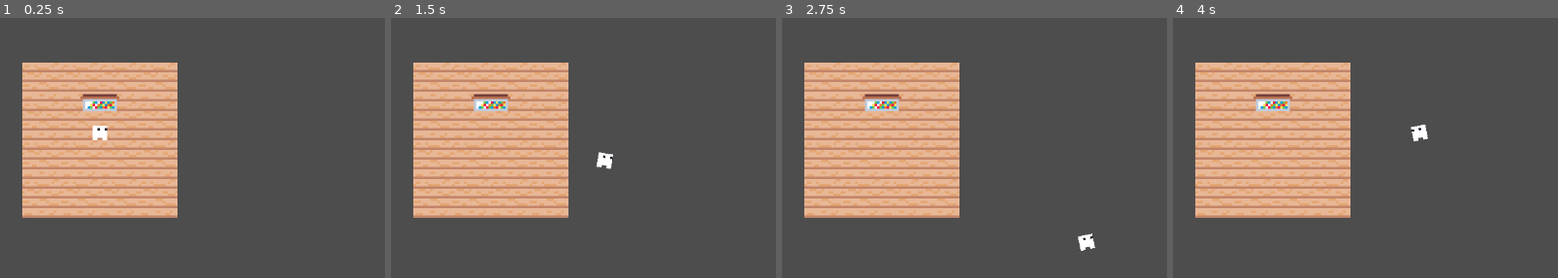
Above: before the commit, frames 1-4 (left to right).
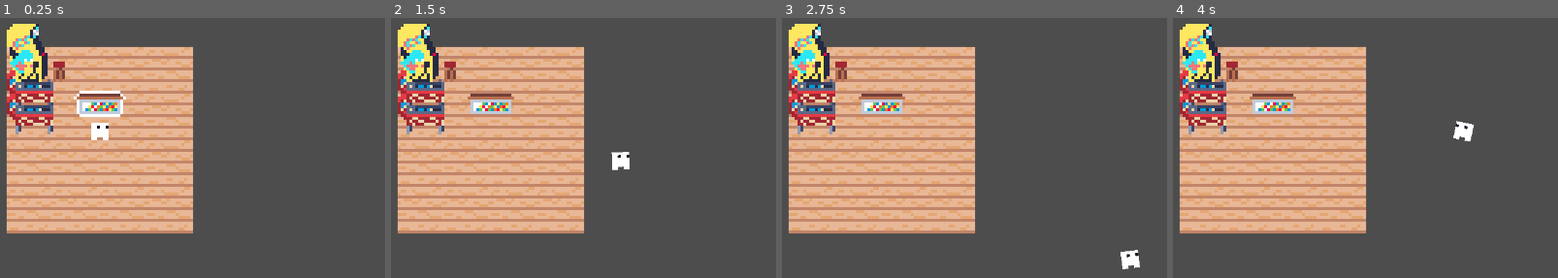
Above: after the commit, the same moments.

Repository: noahpete/arcade_manager
Game: Godot game, scene res://scenes/main/main.tscn
The game is run twice, just before and just after one commit, with the same random seed, the same clock (stepped at 60 frames per second) and the same inputs.
Inputs:
- Up to frame 1 (0.25 s): no input
- Up to frame 2 (1.5 s): tap Enter at 0.5 s; hold D (right) 0.53-1.28 s; hold E (interact) 0.53-1.28 s; hold S (down) from 1.28 s (still down); tap E (interact) at 1.35 s
- Up to frame 3 (2.75 s): release S (down) at 2.03 s; hold D (right) from 2.03 s (still down); hold E (interact) from 2.03 s (still down); tap I at 2.1 s
- Up to frame 4 (4 s): release D (right) at 2.78 s; release E (interact) at 2.78 s; hold W (up) 2.78-3.53 s; tap E (interact) at 2.85 s; hold A (left) from 3.53 s (still down); hold E (interact) from 3.53 s (still down)

The runs differ from the first frame. In frame 1, 25% of the frame differs, in the area x 1-51%, y 2-83%; in frame 2, 26%; in frame 3, 26%; in frame 4, 26%, in the area x 1-79%, y 2-83%.

Commit message:
Add design.md and assets, props

Diff:
--- a/project.godot
+++ b/project.godot
@@ -23,6 +23,7 @@
 window/size/window_height_override=1080
 window/stretch/mode="canvas_items"
 window/stretch/aspect="expand"
+window/stretch/scale_mode="integer"
 
 [editor_plugins]
 
--- a/scenes/main/main.tscn
+++ b/scenes/main/main.tscn
@@ -2,7 +2,10 @@
 
 [ext_resource type="PackedScene" uid="uid://ihcwaspapk3u" path="res://scenes/player/player.tscn" id="1_hyk8p"]
 [ext_resource type="Texture2D" uid="uid://0kqfowgatfdc" path="res://assets/tilemap.png" id="2_iuonh"]
-[ext_resource type="PackedScene" uid="uid://bhgd4e180xjxp" path="res://scenes/objects/counter/counter.tscn" id="2_k2fmo"]
+[ext_resource type="PackedScene" uid="uid://ddj6mda182wr1" path="res://scenes/objects/prop/counter/counter.tscn" id="2_k2fmo"]
+[ext_resource type="PackedScene" uid="uid://cg4dh5fjx8iv3" path="res://scenes/objects/prop/pinball_machine/pinball_machine.tscn" id="4_l3cfh"]
+[ext_resource type="PackedScene" uid="uid://dhn2d2dn07kuc" path="res://scenes/objects/prop/arcade_machine/arcade_machine.tscn" id="5_6q06x"]
+[ext_resource type="PackedScene" uid="uid://butpreo848wnt" path="res://scenes/objects/prop/stool/stool.tscn" id="6_ow5a4"]
 
 [sub_resource type="TileSetAtlasSource" id="TileSetAtlasSource_k2fmo"]
 texture = ExtResource("2_iuonh")
@@ -14,6 +17,7 @@
 [node name="Main" type="Node" unique_id=1697833261]
 
 [node name="Camera2D" type="Camera2D" parent="." unique_id=971080370]
+zoom = Vector2(1.2, 1.2)
 
 [node name="World" type="Node2D" parent="." unique_id=2034687055]
 
@@ -27,6 +31,18 @@
 y_sort_enabled = true
 
 [node name="Counter" parent="World/YSortOrigin" unique_id=2089761166 instance=ExtResource("2_k2fmo")]
-position = Vector2(0, -12)
+position = Vector2(0, -9)
 
 [node name="Player" parent="World/YSortOrigin" unique_id=946345545 instance=ExtResource("1_hyk8p")]
+
+[node name="PinballMachine" parent="World/YSortOrigin" unique_id=1880048525 instance=ExtResource("4_l3cfh")]
+position = Vector2(-25, 0)
+
+[node name="PinballMachine2" parent="World/YSortOrigin" unique_id=2048167168 instance=ExtResource("4_l3cfh")]
+position = Vector2(-25, -8)
+
+[node name="ArcadeMachine" parent="World/YSortOrigin" unique_id=1851079744 instance=ExtResource("5_6q06x")]
+position = Vector2(-26, -20)
+
+[node name="Stool" parent="World/YSortOrigin" unique_id=414231153 instance=ExtResource("6_ow5a4")]
+position = Vector2(-17, -28)
--- a/scenes/objects/counter/counter.tscn
+++ /dev/null
@@ -1,40 +0,0 @@
-[gd_scene format=3 uid="uid://bhgd4e180xjxp"]
-
-[ext_resource type="Script" uid="uid://caqldbbbglivr" path="res://scenes/objects/counter/counter.gd" id="1_0ih06"]
-[ext_resource type="PackedScene" uid="uid://b3vsbx44ke76r" path="res://scenes/components/interactable_component/interactable_component.tscn" id="1_2k8gp"]
-[ext_resource type="Texture2D" uid="uid://boky2r2t60xj4" path="res://counter.png" id="1_6y2ow"]
-[ext_resource type="Shader" uid="uid://ucwwdt0540v5" path="res://scenes/objects/counter/outline.gdshader" id="4_fjmln"]
-
-[sub_resource type="CapsuleShape2D" id="CapsuleShape2D_wcut5"]
-radius = 8.0
-height = 24.0
-
-[sub_resource type="RectangleShape2D" id="RectangleShape2D_wcut5"]
-size = Vector2(12, 4)
-
-[sub_resource type="ShaderMaterial" id="ShaderMaterial_ccbfa"]
-shader = ExtResource("4_fjmln")
-shader_parameter/outline_color = Color(1, 1, 1, 0)
-shader_parameter/outline_width = 1.0000000475
-
-[node name="Counter" type="StaticBody2D" unique_id=2089761166]
-collision_layer = 16
-collision_mask = 0
-script = ExtResource("1_0ih06")
-
-[node name="InteractableComponent" parent="." unique_id=1509468497 instance=ExtResource("1_2k8gp")]
-
-[node name="CollisionShape2D" type="CollisionShape2D" parent="InteractableComponent" unique_id=2060555258]
-position = Vector2(0, -4)
-rotation = 1.5707964
-shape = SubResource("CapsuleShape2D_wcut5")
-
-[node name="CollisionShape2D" type="CollisionShape2D" parent="." unique_id=591705046]
-position = Vector2(0, -3)
-shape = SubResource("RectangleShape2D_wcut5")
-
-[node name="Sprite2D" type="Sprite2D" parent="." unique_id=1667511205]
-material = SubResource("ShaderMaterial_ccbfa")
-texture = ExtResource("1_6y2ow")
-centered = false
-offset = Vector2(-9, -8)
--- /dev/null
+++ b/scenes/objects/prop/arcade_machine/arcade_machine.tscn
@@ -0,0 +1,17 @@
+[gd_scene format=3 uid="uid://dhn2d2dn07kuc"]
+
+[ext_resource type="PackedScene" uid="uid://bhgd4e180xjxp" path="res://scenes/objects/prop/prop.tscn" id="1_oxk3f"]
+[ext_resource type="Texture2D" uid="uid://djkl2ot8ge16w" path="res://arcade_machine_0.png" id="2_k5403"]
+[ext_resource type="Shader" uid="uid://ucwwdt0540v5" path="res://shaders/outline.gdshader" id="2_ua0bn"]
+
+[sub_resource type="ShaderMaterial" id="ShaderMaterial_ua0bn"]
+shader = ExtResource("2_ua0bn")
+shader_parameter/outline_color = Color(1, 1, 1, 0)
+shader_parameter/outline_width = 1.0000000475
+
+[node name="ArcadeMachine" unique_id=2089761166 instance=ExtResource("1_oxk3f")]
+
+[node name="Sprite2D" parent="." index="2" unique_id=1667511205]
+material = SubResource("ShaderMaterial_ua0bn")
+texture = ExtResource("2_k5403")
+offset = Vector2(-7, -21)
--- /dev/null
+++ b/scenes/objects/prop/counter/counter.tscn
@@ -0,0 +1,33 @@
+[gd_scene format=3 uid="uid://ddj6mda182wr1"]
+
+[ext_resource type="PackedScene" uid="uid://bhgd4e180xjxp" path="res://scenes/objects/prop/prop.tscn" id="1_6y2ow"]
+[ext_resource type="Texture2D" uid="uid://boky2r2t60xj4" path="res://counter.png" id="2_2k8gp"]
+[ext_resource type="Shader" uid="uid://ucwwdt0540v5" path="res://shaders/outline.gdshader" id="2_k1vud"]
+
+[sub_resource type="CapsuleShape2D" id="CapsuleShape2D_2k8gp"]
+radius = 8.0
+height = 24.0
+
+[sub_resource type="RectangleShape2D" id="RectangleShape2D_2k8gp"]
+size = Vector2(12, 4)
+
+[sub_resource type="ShaderMaterial" id="ShaderMaterial_57uv3"]
+shader = ExtResource("2_k1vud")
+shader_parameter/outline_color = Color(1, 1, 1, 0)
+shader_parameter/outline_width = 1.0000000475
+
+[node name="Counter" unique_id=2089761166 instance=ExtResource("1_6y2ow")]
+
+[node name="CollisionShape2D" parent="InteractableComponent" parent_id_path=PackedInt32Array(1509468497) index="0" unique_id=2060555258]
+position = Vector2(0, -4)
+rotation = 1.5707964
+shape = SubResource("CapsuleShape2D_2k8gp")
+
+[node name="CollisionShape2D" parent="." index="1" unique_id=591705046]
+position = Vector2(0, -3)
+shape = SubResource("RectangleShape2D_2k8gp")
+
+[node name="Sprite2D" parent="." index="2" unique_id=1667511205]
+material = SubResource("ShaderMaterial_57uv3")
+texture = ExtResource("2_2k8gp")
+offset = Vector2(-9, -8)
--- /dev/null
+++ b/scenes/objects/prop/pinball_machine/pinball_machine.tscn
@@ -0,0 +1,17 @@
+[gd_scene format=3 uid="uid://cg4dh5fjx8iv3"]
+
+[ext_resource type="PackedScene" uid="uid://bhgd4e180xjxp" path="res://scenes/objects/prop/prop.tscn" id="1_m6idx"]
+[ext_resource type="Texture2D" uid="uid://k1mvty5yh0i" path="res://pinball_machine_0.png" id="2_b7tij"]
+[ext_resource type="Shader" uid="uid://ucwwdt0540v5" path="res://shaders/outline.gdshader" id="2_obx6v"]
+
+[sub_resource type="ShaderMaterial" id="ShaderMaterial_obx6v"]
+shader = ExtResource("2_obx6v")
+shader_parameter/outline_color = Color(1, 1, 1, 0)
+shader_parameter/outline_width = 1.0000000475
+
+[node name="PinballMachine" unique_id=2089761166 instance=ExtResource("1_m6idx")]
+
+[node name="Sprite2D" parent="." index="2" unique_id=1667511205]
+material = SubResource("ShaderMaterial_obx6v")
+texture = ExtResource("2_b7tij")
+offset = Vector2(-8, -17)
--- a/scenes/objects/counter/counter.gd
+++ b/scenes/objects/prop/prop.gd
@@ -1,4 +1,4 @@
-class_name Counter
+class_name Prop
 extends StaticBody2D
 
 @onready var interactable_component: InteractableComponent = $InteractableComponent
--- /dev/null
+++ b/scenes/objects/prop/prop.tscn
@@ -0,0 +1,25 @@
+[gd_scene format=3 uid="uid://bhgd4e180xjxp"]
+
+[ext_resource type="Script" uid="uid://caqldbbbglivr" path="res://scenes/objects/prop/prop.gd" id="1_0ih06"]
+[ext_resource type="PackedScene" uid="uid://b3vsbx44ke76r" path="res://scenes/components/interactable_component/interactable_component.tscn" id="1_2k8gp"]
+[ext_resource type="Shader" uid="uid://ucwwdt0540v5" path="res://shaders/outline.gdshader" id="3_sctvq"]
+
+[sub_resource type="ShaderMaterial" id="ShaderMaterial_ohrdy"]
+shader = ExtResource("3_sctvq")
+shader_parameter/outline_color = Color(1, 1, 1, 0)
+shader_parameter/outline_width = 1.0000000475
+
+[node name="Prop" type="StaticBody2D" unique_id=2089761166]
+collision_layer = 16
+collision_mask = 0
+script = ExtResource("1_0ih06")
+
+[node name="InteractableComponent" parent="." unique_id=1509468497 instance=ExtResource("1_2k8gp")]
+
+[node name="CollisionShape2D" type="CollisionShape2D" parent="InteractableComponent" unique_id=2060555258]
+
+[node name="CollisionShape2D" type="CollisionShape2D" parent="." unique_id=591705046]
+
+[node name="Sprite2D" type="Sprite2D" parent="." unique_id=1667511205]
+material = SubResource("ShaderMaterial_ohrdy")
+centered = false
--- /dev/null
+++ b/scenes/objects/prop/stool/stool.tscn
@@ -0,0 +1,9 @@
+[gd_scene format=3 uid="uid://butpreo848wnt"]
+
+[ext_resource type="PackedScene" uid="uid://bhgd4e180xjxp" path="res://scenes/objects/prop/prop.tscn" id="1_ywayb"]
+[ext_resource type="Texture2D" uid="uid://co2romeqdi6s8" path="res://stool.png" id="2_rgppn"]
+
+[node name="Stool" unique_id=2089761166 instance=ExtResource("1_ywayb")]
+
+[node name="Sprite2D" parent="." index="2" unique_id=1667511205]
+texture = ExtResource("2_rgppn")
--- a/scenes/player/player.tscn
+++ b/scenes/player/player.tscn
@@ -32,7 +32,7 @@
 
 [sub_resource type="Animation" id="Animation_8afob"]
 resource_name = "walk"
-length = 0.27999999999999997
+length = 0.32
 loop_mode = 1
 step = 0.01
 tracks/0/type = "value"
@@ -42,10 +42,10 @@
 tracks/0/interp = 2
 tracks/0/loop_wrap = true
 tracks/0/keys = {
-"times": PackedFloat32Array(0, 0.08, 0.16, 0.24, 0.28),
-"transitions": PackedFloat32Array(1, 1, 1, 1, 1),
+"times": PackedFloat32Array(0, 0.08, 0.16, 0.24),
+"transitions": PackedFloat32Array(1, 1, 1, 1),
 "update": 0,
-"values": [Vector2(0, -2), Vector2(2, 0), Vector2(0, -2), Vector2(-2, 0), Vector2(0, -2)]
+"values": [Vector2(0, -2), Vector2(2, 0), Vector2(0, -2), Vector2(-2, 0)]
 }
 tracks/1/type = "value"
 tracks/1/imported = false
@@ -54,10 +54,10 @@
 tracks/1/interp = 2
 tracks/1/loop_wrap = true
 tracks/1/keys = {
-"times": PackedFloat32Array(0, 0.08, 0.16, 0.24, 0.28),
-"transitions": PackedFloat32Array(1, 1, 1, 1, 1),
+"times": PackedFloat32Array(0, 0.08, 0.16, 0.24),
+"transitions": PackedFloat32Array(1, 1, 1, 1),
 "update": 0,
-"values": [0.0, 0.20943952, 0.0, -0.20943952, 0.0]
+"values": [0.0, 0.20943952, 0.0, -0.20943952]
 }
 
 [sub_resource type="AnimationLibrary" id="AnimationLibrary_dovo2"]
Binary file added: arcade_machine_0.png
Not shown, added: arcade_machine_0.png.import
Binary file added: guy.png
Not shown, added: guy.png.import
Binary file added: pinball_machine_0.png
Not shown, added: pinball_machine_0.png.import
Renamed: scenes/objects/counter/counter.gd.uid -> scenes/objects/prop/prop.gd.uid
Renamed: scenes/objects/counter/outline.gdshader -> shaders/outline.gdshader
Renamed: scenes/objects/counter/outline.gdshader.uid -> shaders/outline.gdshader.uid
Binary file added: stool.png
Not shown, added: stool.png.import
Not shown, added: design.md
